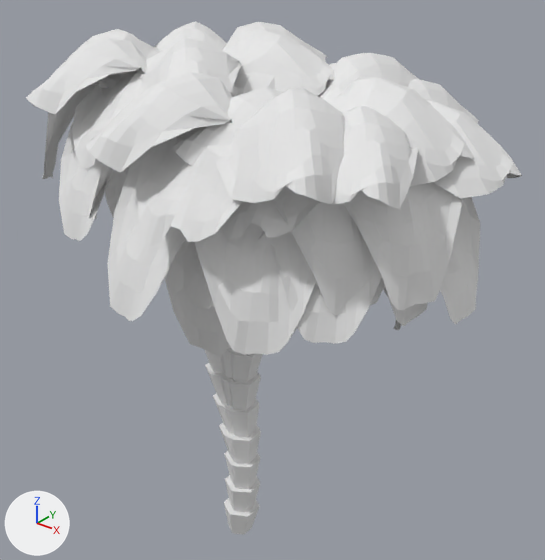
Before and after pictures for a commit that changed the FBX model Content/Environment/Foliage/PalmTree/Meshes/SM_palmtree_01.fbx.
Before and after are seen from a 50 mm camera at (3.3, -3.73, 4.75) aimed at (0.26, 0.08, 2.39). The axes (+X, +Y, +Z) are drawn at lower left. The lights are the same throughout. Where no turn or scale is listed for an object, it has been applied to the vertices.

Objects in the first picture: 'PalmTree_01', 'PalmTree_02', 'PalmTree_03'.
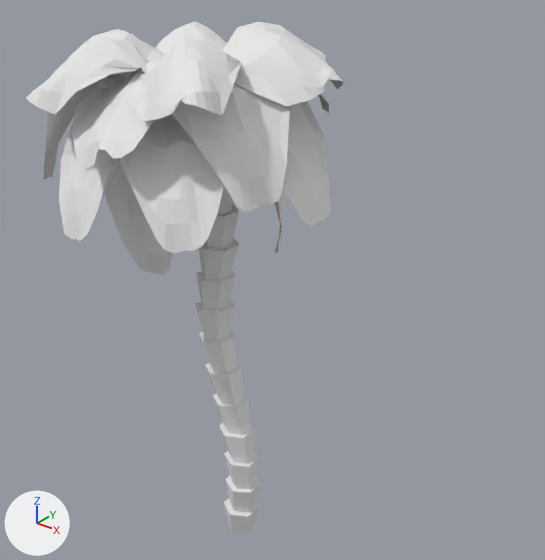
Patch to the scene script:
```diff
--- a/Content/Environment/Foliage/PalmTree/Meshes/SM_palmtree_01.fbx.py
+++ b/Content/Environment/Foliage/PalmTree/Meshes/SM_palmtree_01.fbx.py
@@ ob_palmtree_02 @@
-ob_palmtree_02 = bpy.data.objects.new('PalmTree_02', me_plane_047)
-ob_palmtree_02.location = (0.0, 0.0, 0.0)
@@ ob_palmtree_03 @@
-ob_palmtree_03 = bpy.data.objects.new('PalmTree_03', me_plane_018)
-ob_palmtree_03.location = (0.0, 0.0, 0.0)
```

Location of each change, [x1, y1, x2, y2] in pixels of the pictures (545 x 560 px):
'PalmTree_02', deleted: before [86, 48, 474, 535]
    faces in mat_leafs (white #e7e7e7): [86, 48, 474, 357]
    faces in mat_bark (white #e7e7e7): [220, 345, 254, 535]
'PalmTree_03', deleted: before [172, 63, 522, 516]
    faces in mat_leafs (white #e7e7e7): [172, 63, 522, 344]
    faces in mat_bark (white #e7e7e7): [224, 349, 263, 516]
'PalmTree_01', unchanged, uncovered by the edit: before [26, 21, 335, 530]; after [26, 21, 343, 534]
